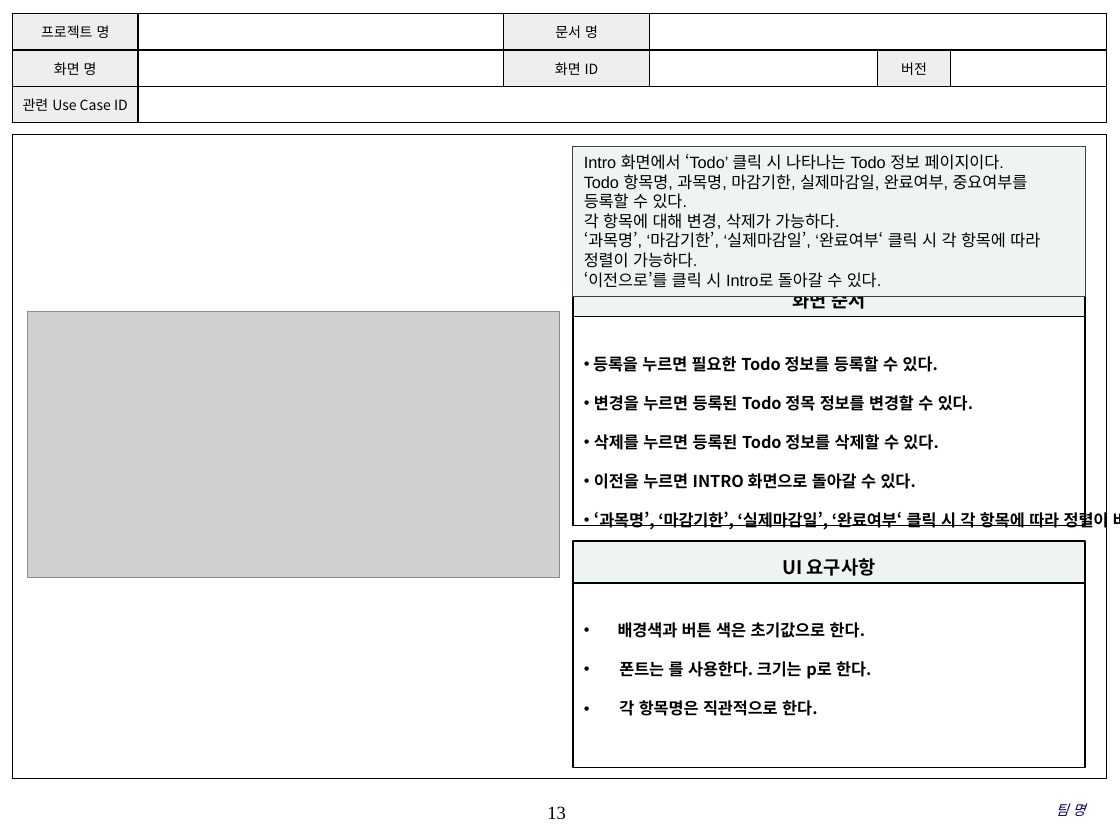
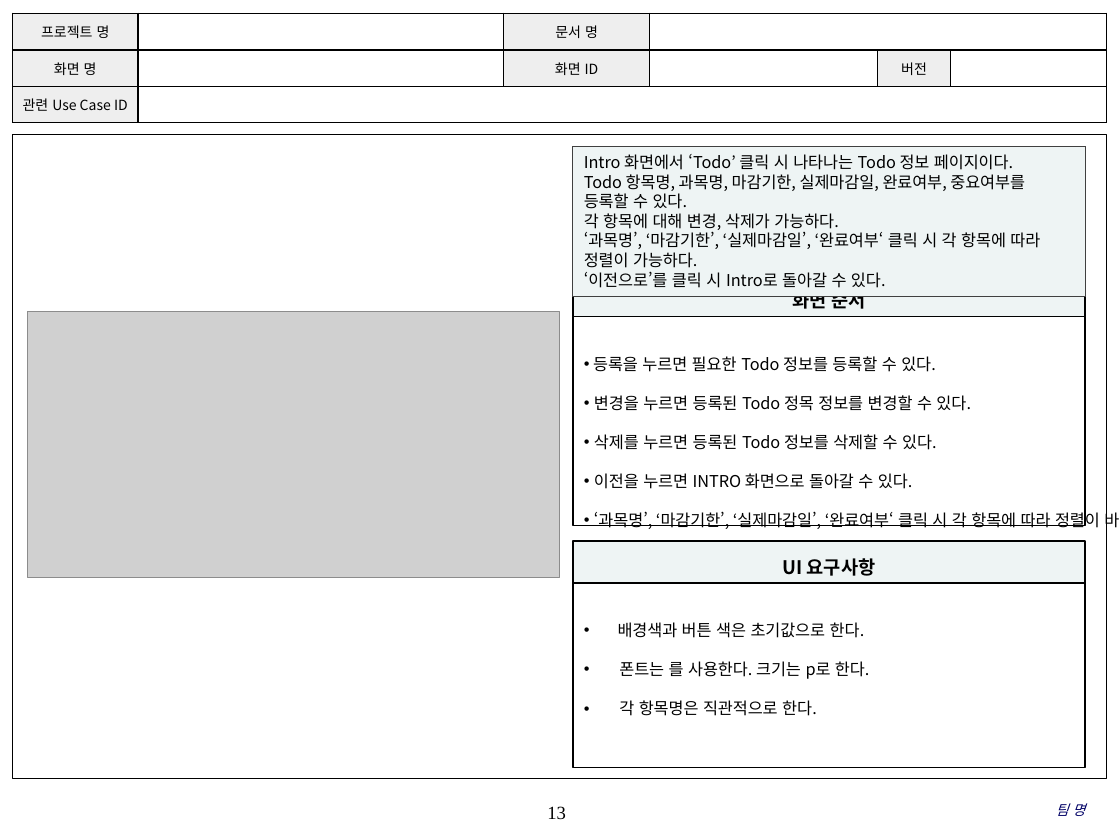
Before and after one commit to SE-admin/7, a slide deck: slide 13 of doc/3_ 설계서/UI Design Template.pptx. Drawn at 1120x840 pixels with LibreOffice and Linux fonts; fonts in the diff are those of the drawing; grey boxes stand for pictures; background and template pictures are left out. Boxes give left, top, right and bottom in pixels: in the first picture for what was removed or moved away, otherwise in the second. Text is boxed around its words. In the diff, an @@ line names an element or a change of style, - is before the commit and + after.

Commit message:
UI Design Template|doc|오타수정

```diff
--- a/doc/3_ 설계서/UI Design Template.pptx
+++ b/doc/3_ 설계서/UI Design Template.pptx
@@ rectangle "Intro 화면에서 ‘Todo’ 클릭 시 ..." at [572, 147, 1085, 297]: font Arial to Noto Sans CJK KR @@
@@ rectangle "등록을 누르면 필요한 Todo 정보를 ..." at [572, 317, 1085, 525]: bold off @@
@@ rectangle "배경색과 버튼 색은 초기값으로 한다." at [572, 584, 1085, 768]: bold off @@
```
Also in this commit, not shown: 8 other slides changed.
